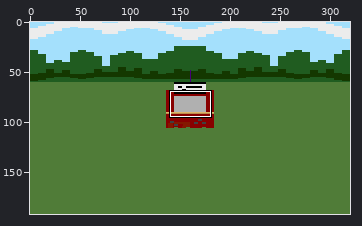
Two states of a sprite sheet, games/cheat/graphics/cheat_bubs_ideal.png. The picture above shows the old version from afar; the outline marks the close-up.
Close-up. First the earlier version:
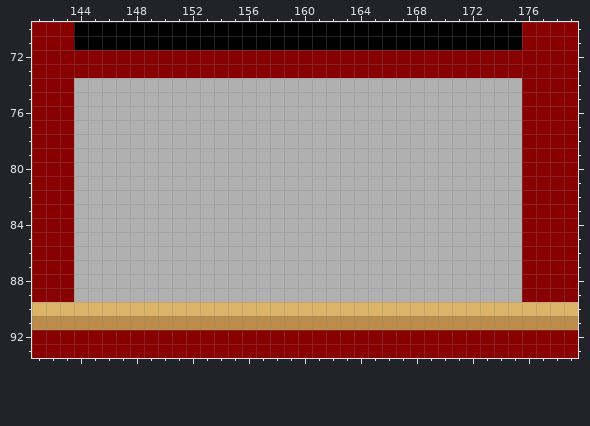
The file is 320x192 pixels. Shown: x 141..179, y 70..93.
Now the later version:
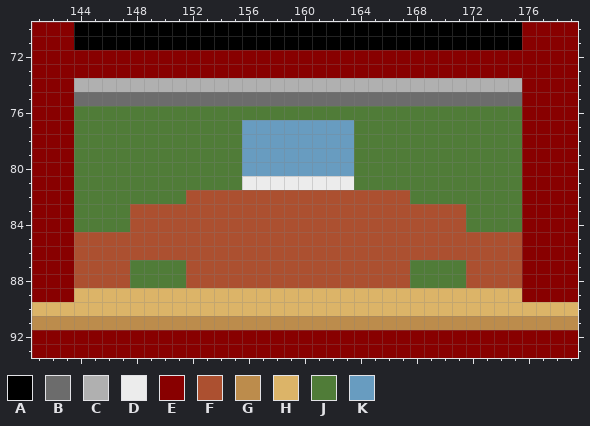
Palette (. is transparent): A #000000  B #6c6c6c  C #b0b0b0  D #ececec  E #880000  F #ac5030  G #bc8c4c  H #dcb468  J #507c38  K #689cc0
Commit message: cheat: realize I can put bubs in the stand at no extra cost
Change:
y 75: x 144..175 CCCCCCCCCCCCCCCCCCCCCCCCCCCCCCCC -> BBBBBBBBBBBBBBBBBBBBBBBBBBBBBBBB
y 76: x 144..175 CCCCCCCCCCCCCCCCCCCCCCCCCCCCCCCC -> JJJJJJJJJJJJJJJJJJJJJJJJJJJJJJJJ
y 77..80: x 144..175 CCCCCCCCCCCCCCCCCCCCCCCCCCCCCCCC -> JJJJJJJJJJJJKKKKKKKKJJJJJJJJJJJJ
y 81: x 144..175 CCCCCCCCCCCCCCCCCCCCCCCCCCCCCCCC -> JJJJJJJJJJJJDDDDDDDDJJJJJJJJJJJJ
y 82: x 144..175 CCCCCCCCCCCCCCCCCCCCCCCCCCCCCCCC -> JJJJJJJJFFFFFFFFFFFFFFFFJJJJJJJJ
y 83..84: x 144..175 CCCCCCCCCCCCCCCCCCCCCCCCCCCCCCCC -> JJJJFFFFFFFFFFFFFFFFFFFFFFFFJJJJ
y 85..86: x 144..175 CCCCCCCCCCCCCCCCCCCCCCCCCCCCCCCC -> FFFFFFFFFFFFFFFFFFFFFFFFFFFFFFFF
y 87..88: x 144..175 CCCCCCCCCCCCCCCCCCCCCCCCCCCCCCCC -> FFFFJJJJFFFFFFFFFFFFFFFFJJJJFFFF
y 89: x 144..175 CCCCCCCCCCCCCCCCCCCCCCCCCCCCCCCC -> HHHHHHHHHHHHHHHHHHHHHHHHHHHHHHHH
Boxes around the changes in both close-ups, in picture pixels (x1, y1, x2, y2):
changed: (74, 92, 522, 302)
